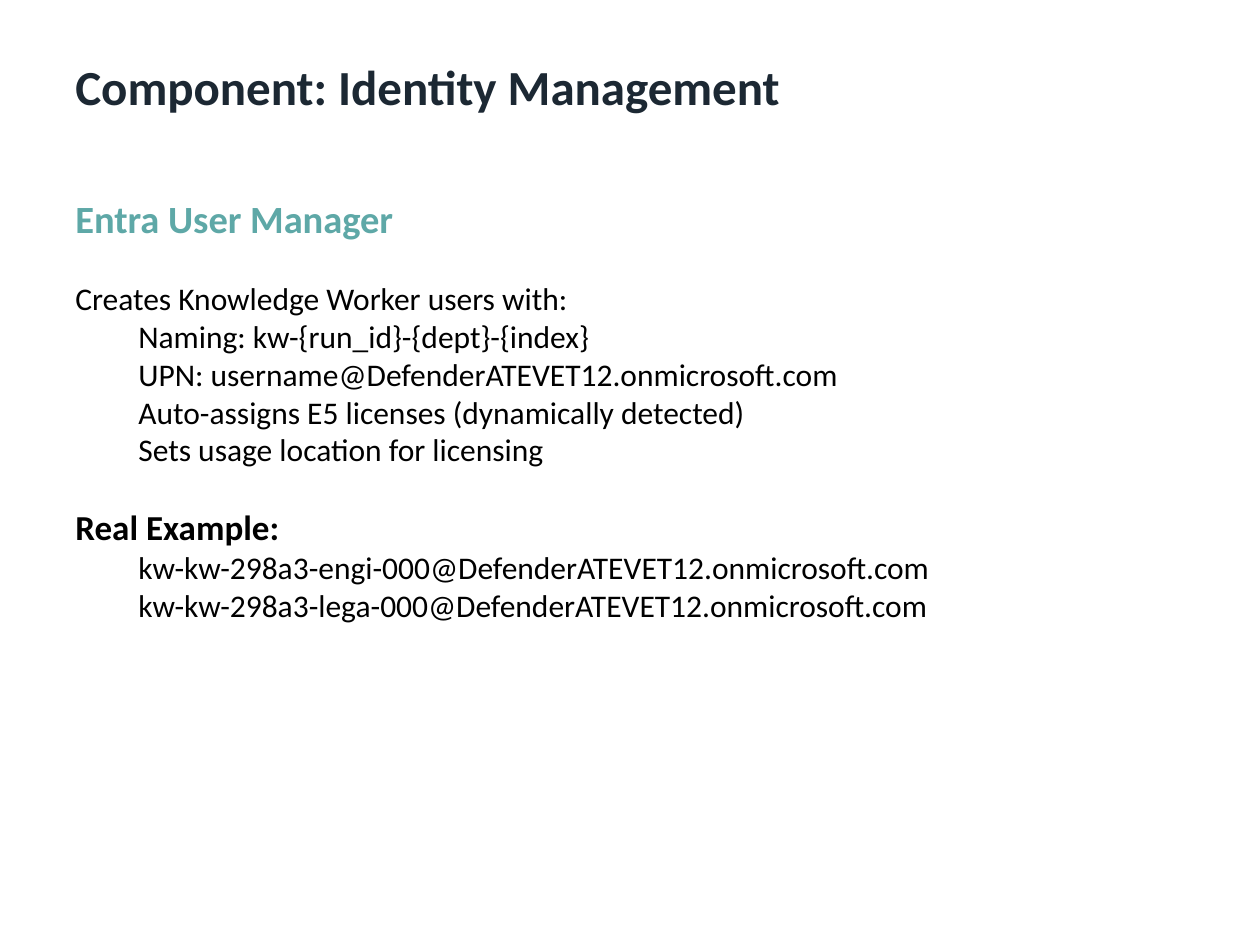
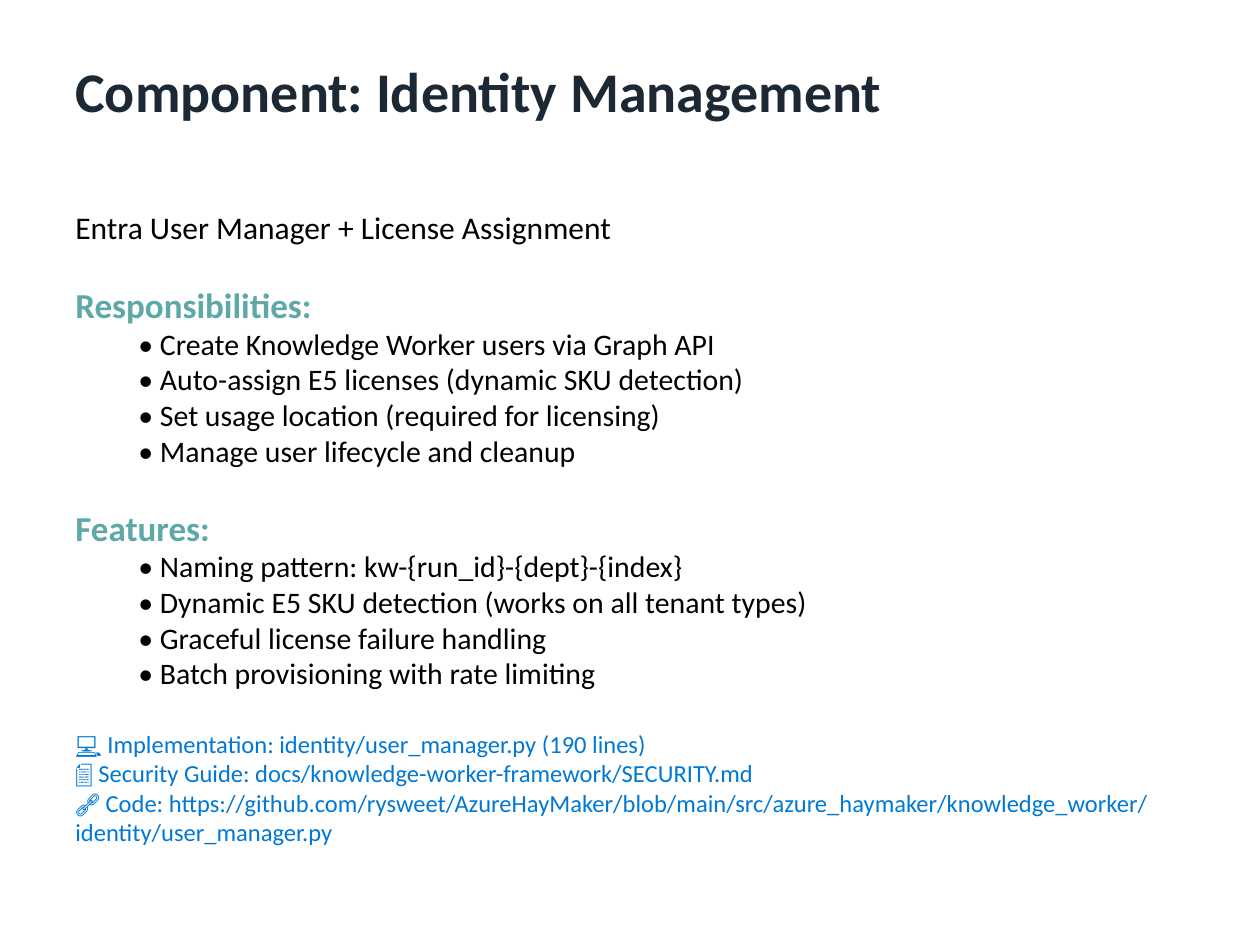
Before and after one commit to rysweet/AzureHayMaker, a slide deck: slide 7 of KnowledgeWorker-E2E-Evidence.pptx (slide 4 before the commit). Drawn at 1260x945 pixels with LibreOffice and Linux fonts; fonts in the diff are those of the drawing. Boxes give left, top, right and bottom in pixels: in the first picture for what was removed or moved away, otherwise in the second. Text is boxed around its words. In the diff, an @@ line names an element or a change of style, - is before the commit and + after.

```diff
--- a/KnowledgeWorker-E2E-Evidence.pptx
+++ b/KnowledgeWorker-E2E-Evidence.pptx
@@ text "Component: Identity Management" at (x1=75, y1=72, x2=881, y2=122): size 28 to 32 pt @@
@@ text at (x1=75, y1=217, x2=1147, y2=846): text changed; size 18 to 17 pt @@
-Entra User Manager
-Creates Knowledge Worker users with:
-  Naming: kw-{run_id}-{dept}-{index}
-  UPN: username@DefenderATEVET12.onmicrosoft.com
-  Auto-assigns E5 licenses (dynamically detected)
-  Sets usage location for licensing
-Real Example:
-  kw-kw-298a3-engi-000@DefenderATEVET12.onmicrosoft.com
-  kw-kw-298a3-lega-000@DefenderATEVET12.onmicrosoft.com
+Entra User Manager + License Assignment
+Responsibilities:
+  • Create Knowledge Worker users via Graph API
+  • Auto-assign E5 licenses (dynamic SKU detection)
+  • Set usage location (required for licensing)
+  • Manage user lifecycle and cleanup
+Features:
+  • Naming pattern: kw-{run_id}-{dept}-{index}
+  • Dynamic E5 SKU detection (works on all tenant types)
+  • Graceful license failure handling
+  • Batch provisioning with rate limiting
+💻 Implementation: identity/user_manager.py (190 lines)
+📄 Security Guide: docs/knowledge-worker-framework/SECURITY.md
+🔗 Code: https://github.com/rysweet/AzureHayMaker/blob/main/src/azure_haymaker/knowledge_worker/identity/user_manager.py
```
Also in this commit, not shown: 5 other slides changed, 9 slides added, 10 slides removed, 7 other files.
